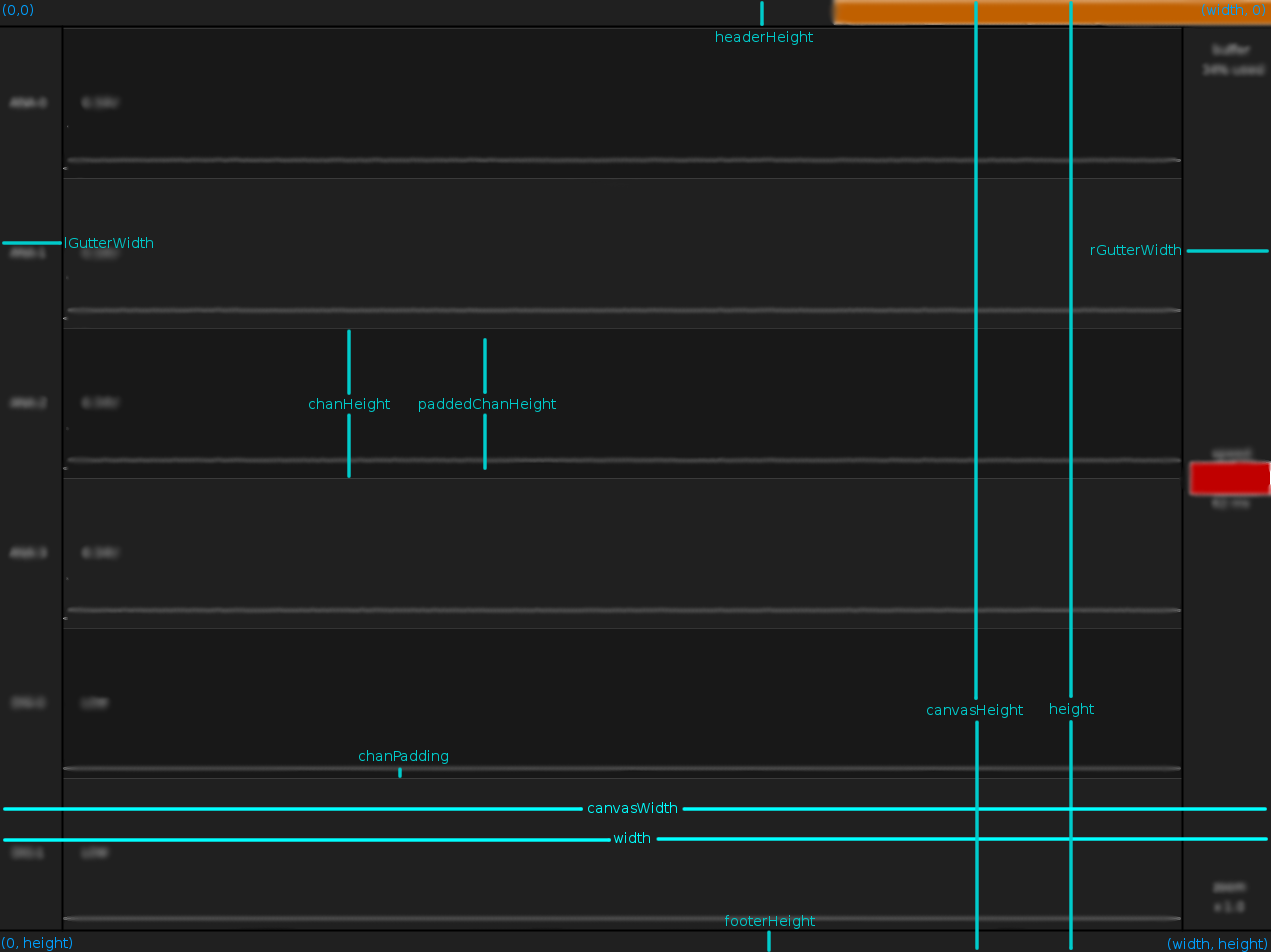
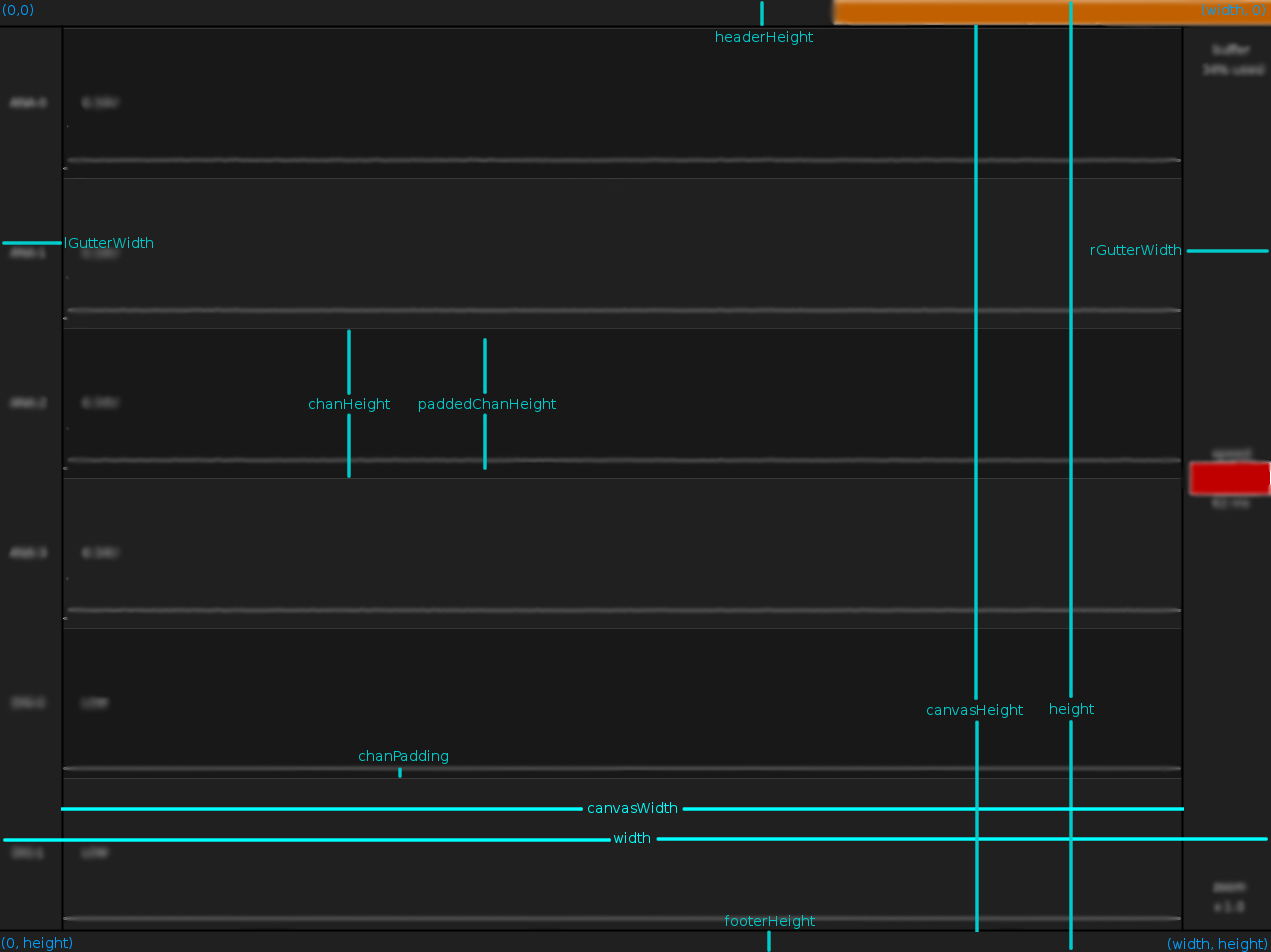
Comparing the layer stacks of the two 1271px x 952px images. Changes:
painted on "Background" over <box>3,1,1267,950</box>
